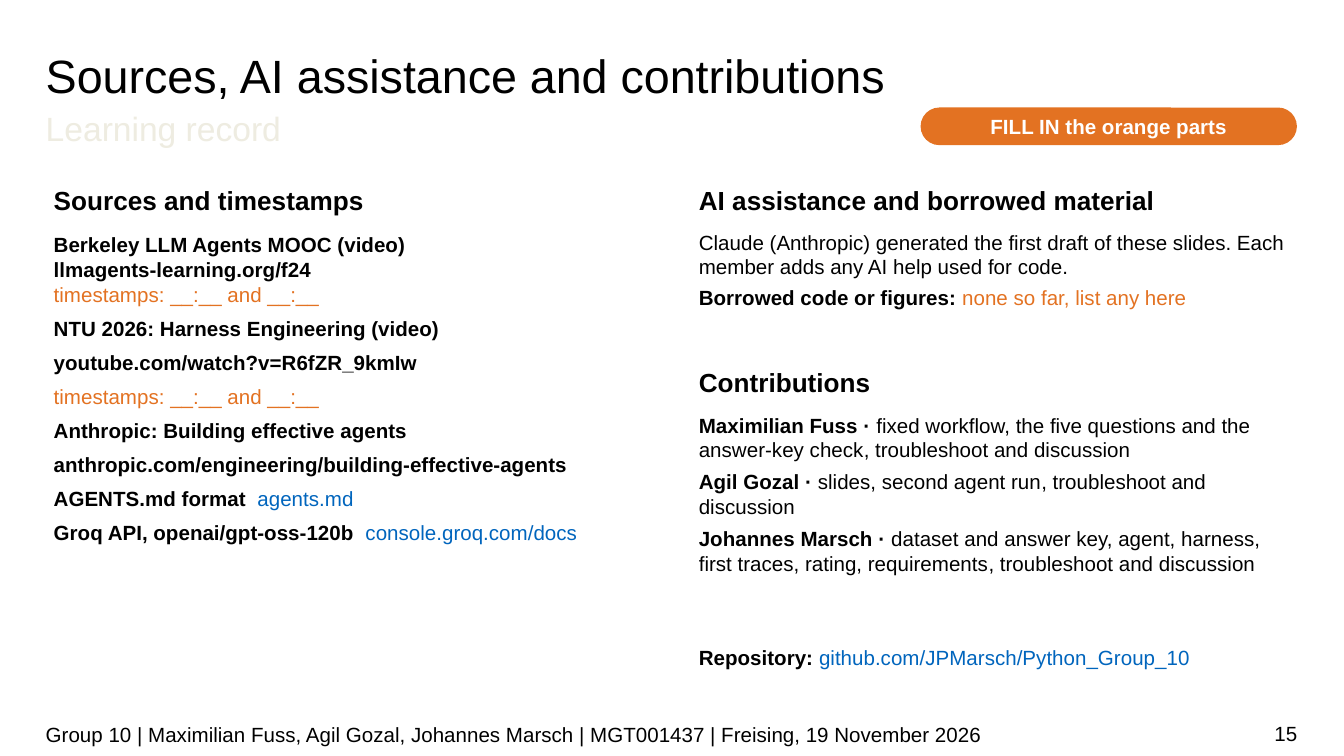
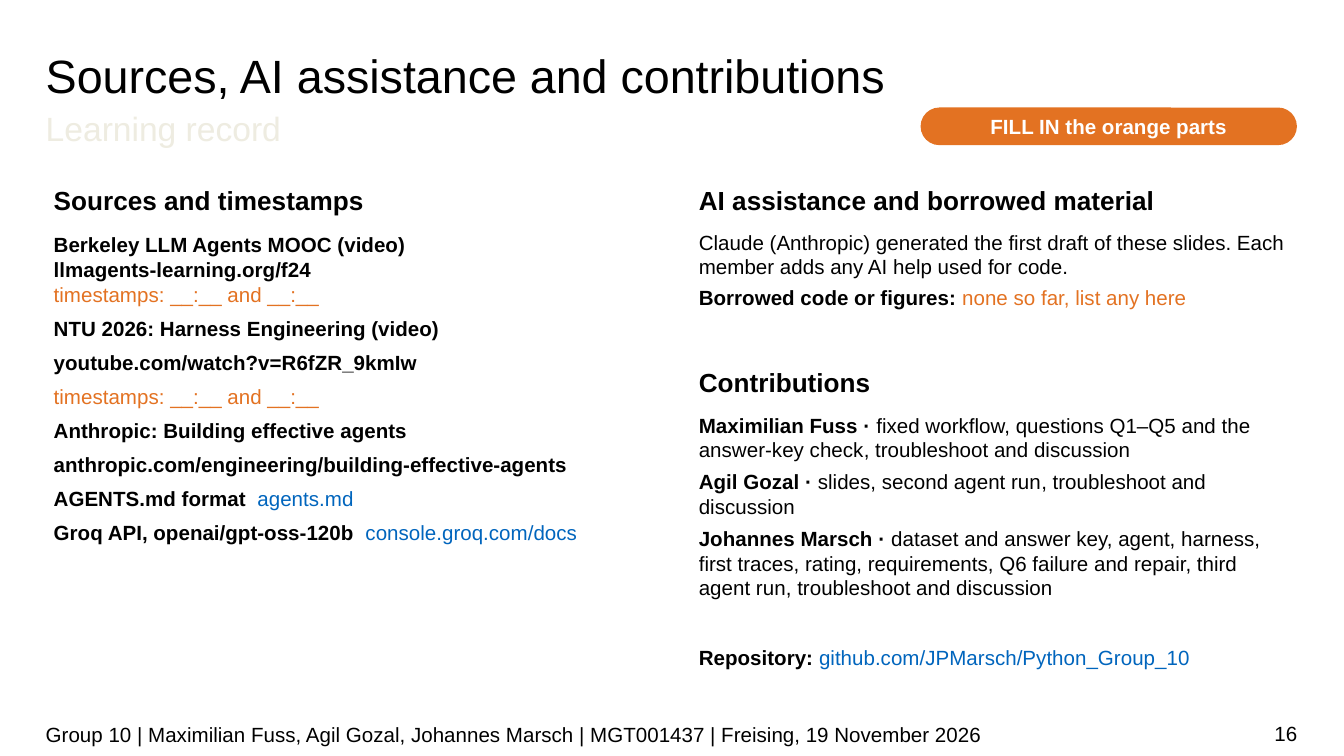
Before and after one commit to JPMarsch/Python_Group_10, a slide deck: slide 16 of presentation/G10_presentation_draft.pptx (slide 15 before the commit). Drawn at 1344x756 pixels with LibreOffice and Linux fonts; fonts in the diff are those of the drawing; background and template pictures are left out. Boxes give left, top, right and bottom in pixels: in the first picture for what was removed or moved away, otherwise in the second. Text is boxed around its words. In the diff, an @@ line names an element or a change of style, - is before the commit and + after.

```diff
--- a/presentation/G10_presentation_draft.pptx
+++ b/presentation/G10_presentation_draft.pptx
@@ text at bbox=[699, 418, 1251, 462]: text changed @@
-Maximilian Fuss · fixed workflow, the five questions and the answer-key check, troubleshoot and discussion
+Maximilian Fuss · fixed workflow, questions Q1–Q5 and the answer-key check, troubleshoot and discussion
@@ text at bbox=[699, 531, 1260, 596]: text changed @@
-Johannes Marsch · dataset and answer key, agent, harness, first traces, rating, requirements, troubleshoot and discussion
+Johannes Marsch · dataset and answer key, agent, harness, first traces, rating, requirements, Q6 failure and repair, third agent run, troubleshoot and discussion
@@ page number at bbox=[1274, 726, 1297, 742]: text changed @@
-15
+16
```
Also in this commit, not shown: 7 other slides changed, 1 slide added.
